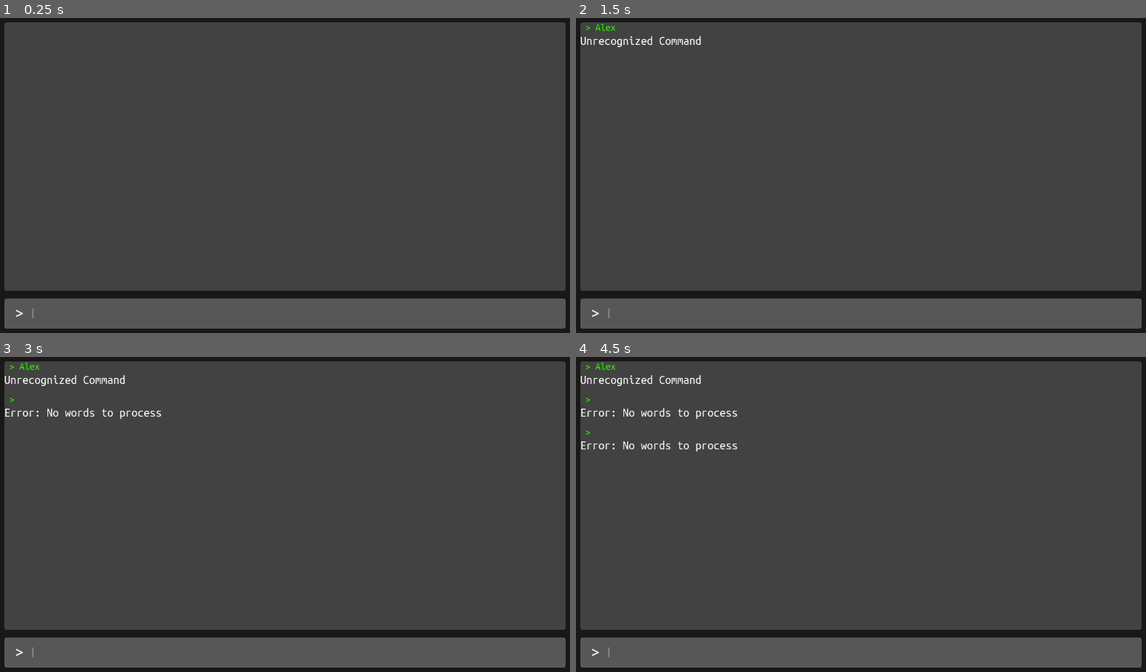
Above: before the commit, frames 1-4 (two rows, left to right).
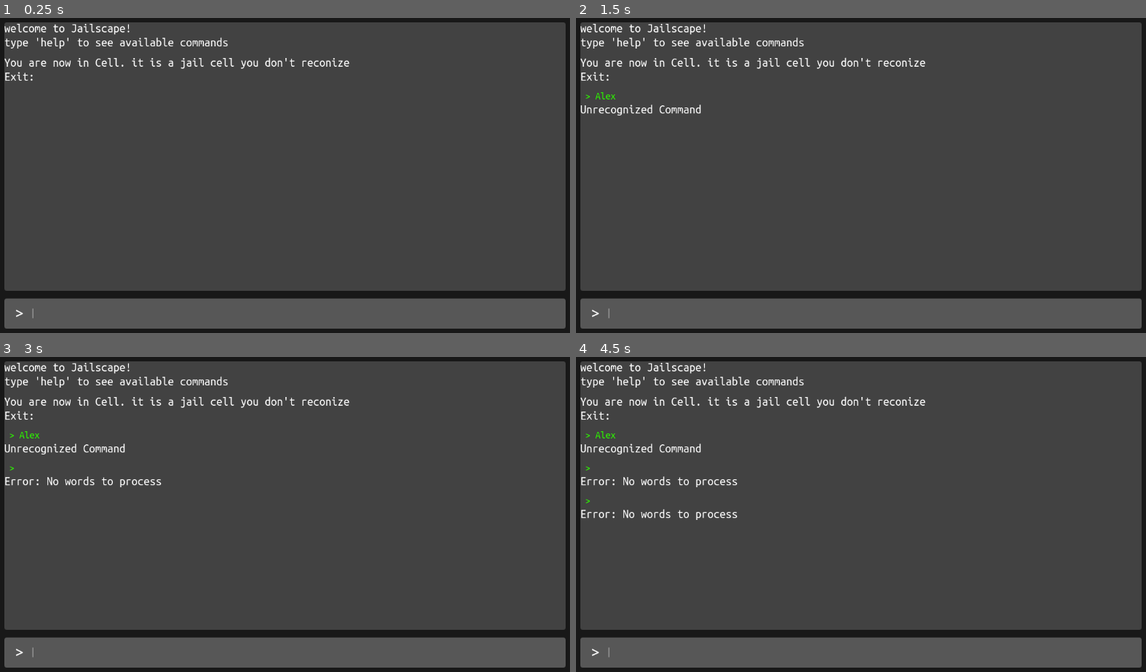
Above: after the commit, the same moments.

Repository: AkIszler/firstRPGGame
Game: Godot game, scene res://scenes/main_game.tscn
The game is run twice, just before and just after one commit, with the same random seed, the same clock (stepped at 60 frames per second) and the same inputs.
Inputs (mouse positions are in pixels of both pictures, inside the frame that each line leads up to):
- Up to frame 1 (0.25 s): no input
- Up to frame 2 (1.5 s): click (872, 314) at 0.52 s; type "Alex" at 0.6 s; tap Enter at 1.25 s
- Up to frame 3 (3 s): tap Space at 2 s; tap Enter at 2.75 s
- Up to frame 4 (4.5 s): tap Space at 3.5 s; tap Enter at 4.25 s

The runs differ from the first frame. In frame 1, 1.2% of the frame differs, in the area x 0-62%, y 1-20%; in frame 2, 1.6%; in frame 3, 2.1%; in frame 4, 2.5%, in the area x 0-62%, y 1-52%.
Error before the commit: Invalid call. Nonexistent function 'init' in base 'Node'. (res://scripts/main_game.gd:22)

Commit message:
stuff, idk

Diff:
--- a/scenes/main_game.tscn
+++ b/scenes/main_game.tscn
@@ -112,6 +112,8 @@
 offset_top = -262.0
 offset_right = 233.0
 offset_bottom = -62.0
+room_name = "Cell"
+room_description = "a jail cell you don't reconize"
 
 [connection signal="text_submitted" from="background/margin/Rows/inputArea/HBoxContainer/userInput" to="." method="_input_text_submitted"]
 [connection signal="text_submitted" from="background/margin/Rows/inputArea/HBoxContainer/userInput" to="background/margin/Rows/inputArea/HBoxContainer/userInput" method="_on_text_submitted"]
--- a/scenes/room.tscn
+++ b/scenes/room.tscn
@@ -9,6 +9,8 @@
 offset_right = 230.0
 offset_bottom = 200.0
 script = ExtResource("1_e8su4")
+room_name = "Jail cell"
+room_description = "You wake up in jail cell"
 
 [node name="RoomMarginContainer" type="MarginContainer" parent="."]
 layout_mode = 2
--- a/scripts/CommandNode.gd
+++ b/scripts/CommandNode.gd
@@ -28,6 +28,8 @@
 
 		"search": return search()
 
+		"back": return "You go back"
+
 		_: return "Unrecognized Command"
 
 
@@ -40,14 +42,17 @@
 	return "you go %s" % secondWord
 
 func help():
-	return "help menu\nyou can use 'Go' to move\nyou can use 'Back' to go back\nyou can use'search' to look around the room, or investigate the area"
+	return "help menu\nyou can use 'Go' to move\nyou can use 'Back' to go back\nyou can use 'search' to look around the room, or investigate the area"
 
 
 func search():
 	return "you look around the room and find the door isn't latched all of the way"
 
 
-func changeRoom(new_room: Room):
+func changeRoom(new_room: GameRoom):
 	current_area = new_room
-	emit_signal("response_gen", "You go to " + new_room.room_description)
-	emit_signal("response_gen", new_room.room_description)
+	var messages = "\n".join(PackedStringArray([
+		"You are now in " + new_room.room_name + ". it is " + new_room.room_description,
+		"Exit:"
+	]))
+	emit_signal("response_gen", messages)
--- a/scripts/main_game.gd
+++ b/scripts/main_game.gd
@@ -18,8 +18,10 @@
 func _ready() -> void:
 	scrollbar.changed.connect(scroll_changed)
 	max_scroll_val = scrollbar.max_value
+
+	responseGeneration("welcome to Jailscape!\ntype 'help' to see available commands")
 	commandProcess.response_gen.connect(responseGeneration)
-	area_management.init(area_management.get_child(0))
+	commandProcess.init(area_management.get_child(0))
 
 
 func scroll_changed():
@@ -45,7 +47,7 @@
 
 
 
-func responseGeneration(response_text):
+func responseGeneration(response_text: String):
 	var responseMsg = Response.instantiate()
 	responseMsg.text = response_text
 	add_response_to_history(responseMsg)
--- a/scripts/room.gd
+++ b/scripts/room.gd
@@ -1,6 +1,16 @@
 extends PanelContainer
 
-class_name Room
+class_name GameRoom
 
 @export var room_name : String = "Room Name"
 @export var room_description : String = "This is the room description"
+
+
+var exits: Dictionary = {};
+
+
+
+func connect_exit(direction: String, room: String):
+    match direction:
+        "west":
+            exits[direction] = room
